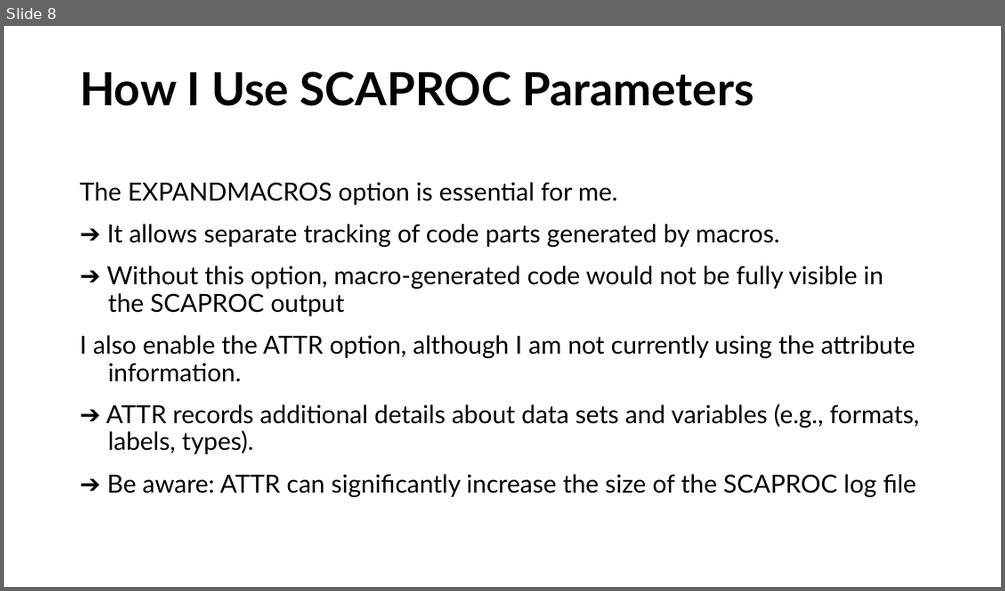
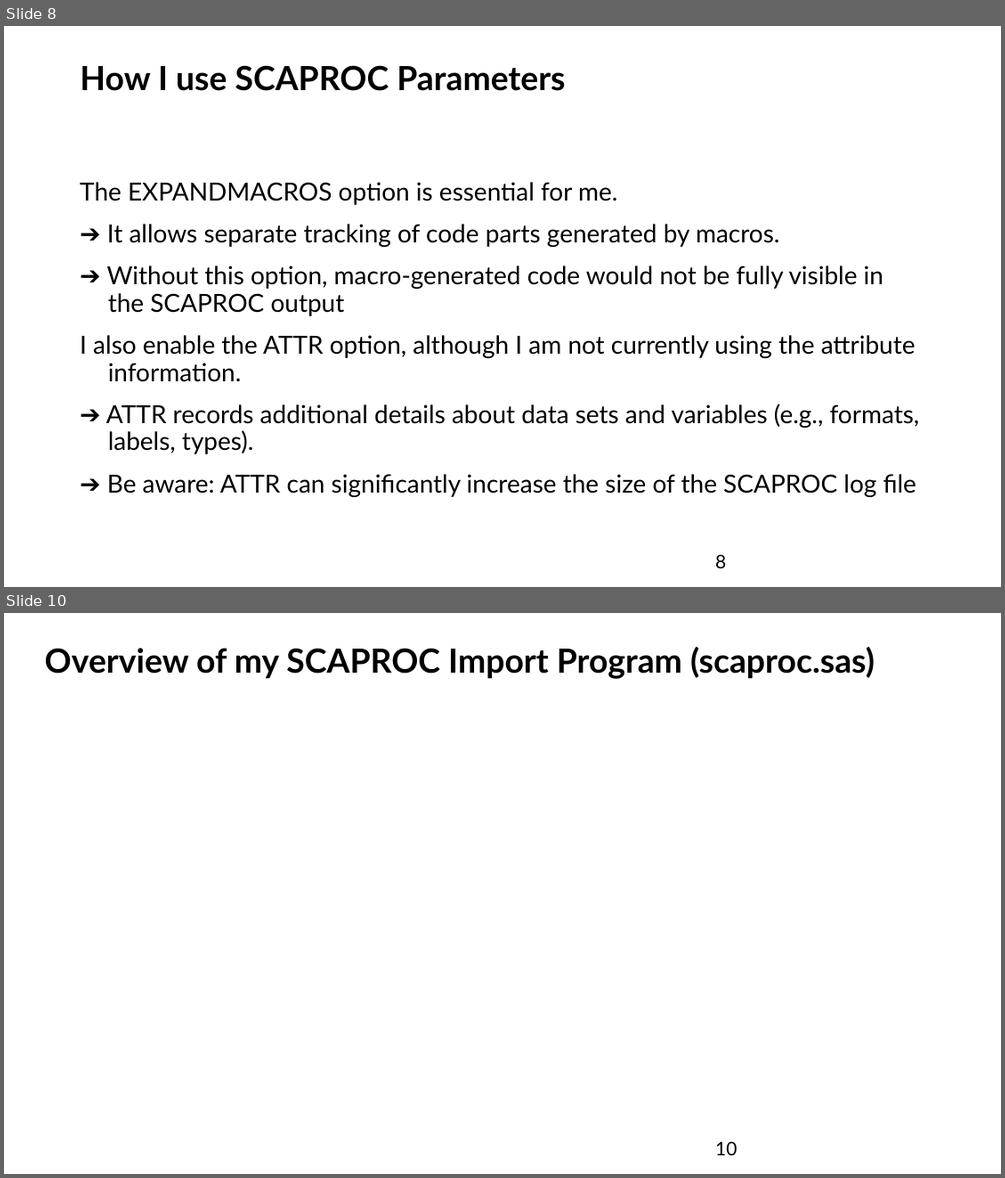
Before and after one commit to FSchwertfeger/Scaproc, a slide deck: proc scaproc.ppt. Shown one above the other, each under a label of ours: slide 8 before the commit, slides 8 and 10 after it; the slides between them are not shown. The pictures are 1005x591 and 1005x1178 pixels, drawn with LibreOffice and Linux fonts; fonts in the diff are those of the drawing. Boxes give left, top, right and bottom in pixels: in the first picture for what was removed or moved away, otherwise in the second. Text is boxed around its words. In the diff, an @@ line names an element or a change of style, - is before the commit and + after.

```diff
--- a/proc scaproc.ppt
+++ b/proc scaproc.ppt
@@ slide 10 added at box(4, 613, 1001, 1174), background #FFFFFF @@
@@ title added at box(45, 647, 874, 679), 32 pt, text #000000, bold @@
+Overview of my SCAPROC Import Program (scaproc.sas)
@@ page number added at box(715, 1141, 736, 1155), 18 pt, text #000000 @@
+10
@@ slide 8 changed as well @@
@@ title at box(80, 65, 565, 91): text changed; size 44 to 32 pt @@
-How I Use SCAPROC Parameters
+How I use SCAPROC Parameters
@@ page number added at box(715, 554, 726, 568), 18 pt, text #000000 @@
+8
```
Also in this commit, not shown: 9 other slides changed, 8 other slides added, 5 slides removed, 33 other files.
